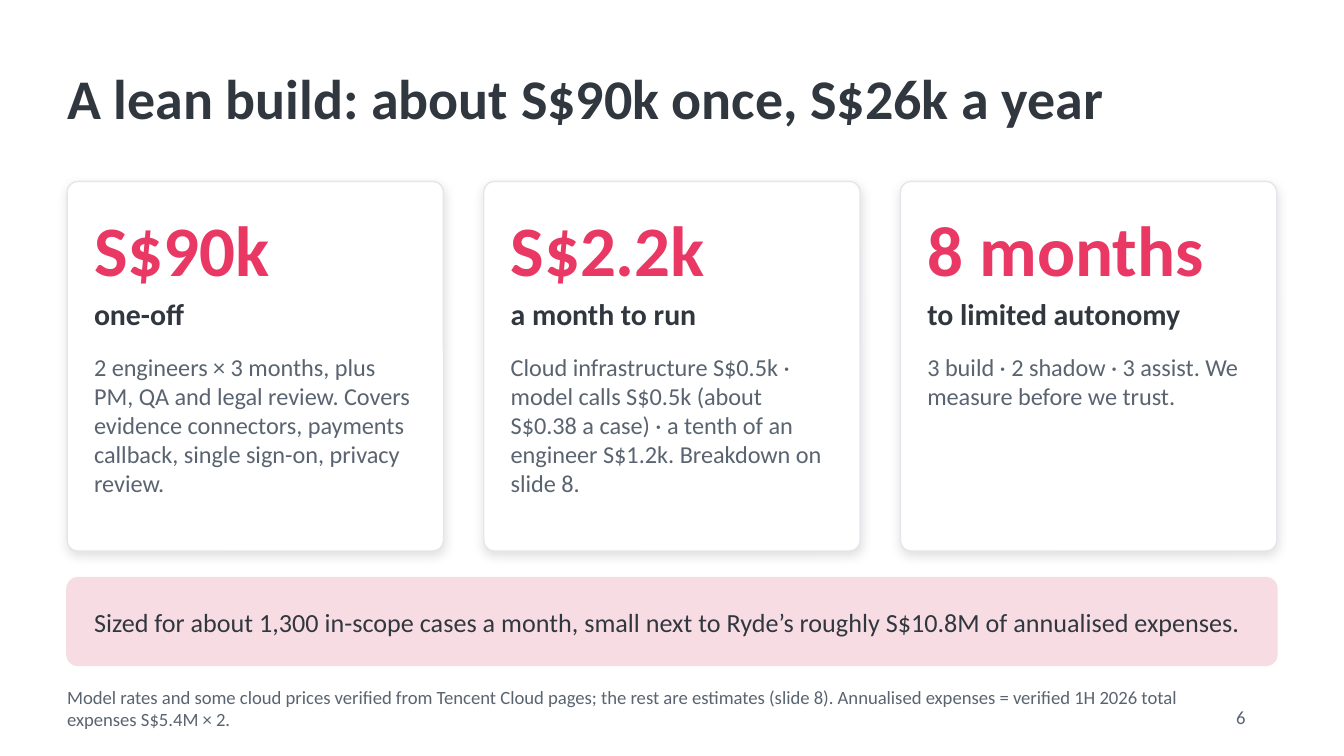
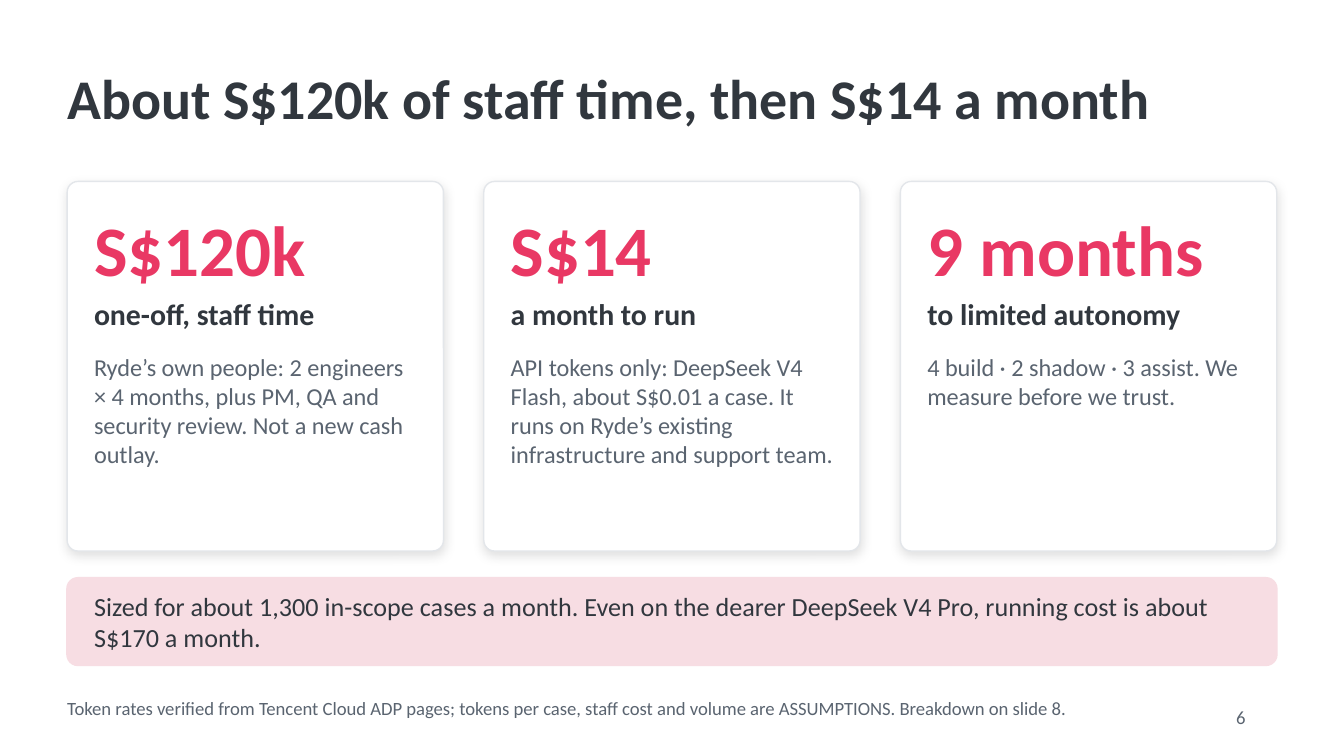
Before and after one commit to hermicaduceus/ryde-dispute-resolution-submission, a slide deck: slide 6 of tools/deployment/ryde-dispute-pitch.pptx. Drawn at 1344x756 pixels with LibreOffice and Linux fonts; fonts in the diff are those of the drawing. Boxes give left, top, right and bottom in pixels: in the first picture for what was removed or moved away, otherwise in the second. Text is boxed around its words. In the diff, an @@ line names an element or a change of style, - is before the commit and + after.

```diff
--- a/tools/deployment/ryde-dispute-pitch.pptx
+++ b/tools/deployment/ryde-dispute-pitch.pptx
@@ text at (67,79,1149,127): text changed @@
-A lean build: about S$90k once, S$26k a year
+About S$120k of staff time, then S$14 a month
@@ text at (94,226,305,284): text changed @@
-S$90k
+S$120k
@@ text at (511,229,652,284): text changed @@
-S$2.2k
+S$14
@@ text at (927,226,1203,277): text changed @@
-8 months
+9 months
@@ text at (94,304,315,329): text changed @@
-one-off
+one-off, staff time
@@ text at (94,359,403,467): text changed @@
-2 engineers × 3 months, plus PM, QA and legal review. Covers evidence connectors, payments callback, single sign-on, privacy review.
+Ryde’s own people: 2 engineers × 4 months, plus PM, QA and security review. Not a new cash outlay.
@@ text at (511,359,833,467): text changed @@
-Cloud infrastructure S$0.5k · model calls S$0.5k (about S$0.38 a case) · a tenth of an engineer S$1.2k. Breakdown on slide 8.
+API tokens only: DeepSeek V4 Flash, about S$0.01 a case. It runs on Ryde’s existing infrastructure and support team.
@@ text at (927,359,1238,405): text changed @@
-3 build · 2 shadow · 3 assist. We measure before we trust.
+4 build · 2 shadow · 3 assist. We measure before we trust.
@@ text at (94,598,1208,650): text changed @@
-Sized for about 1,300 in-scope cases a month, small next to Ryde’s roughly S$10.8M of annualised expenses.
+Sized for about 1,300 in-scope cases a month. Even on the dearer DeepSeek V4 Pro, running cost is about S$170 a month.
@@ text at (67,702,1066,718): text changed @@
-Model rates and some cloud prices verified from Tencent Cloud pages; the rest are estimates (slide 8). Annualised expenses = verified 1H 2026 total expenses S$5.4M × 2.
+Token rates verified from Tencent Cloud ADP pages; tokens per case, staff cost and volume are ASSUMPTIONS. Breakdown on slide 8.
```
Also in this commit, not shown: 5 other slides changed, 2 slides added, 1 slide removed, 3 other files.
